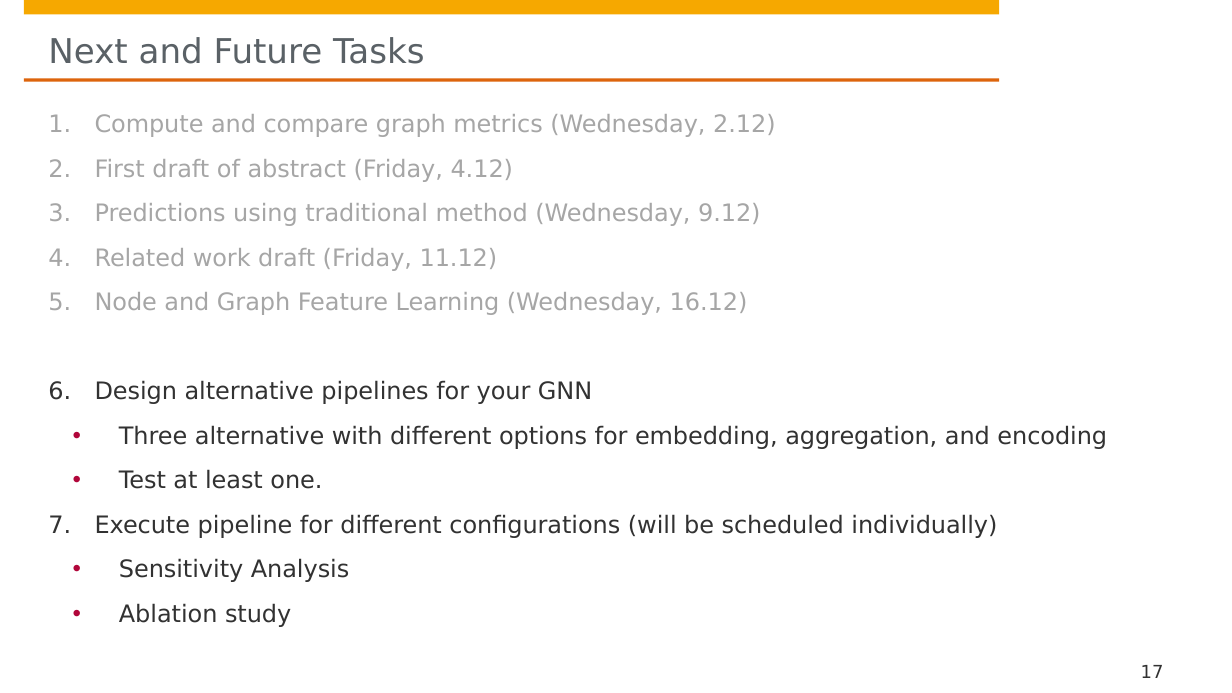
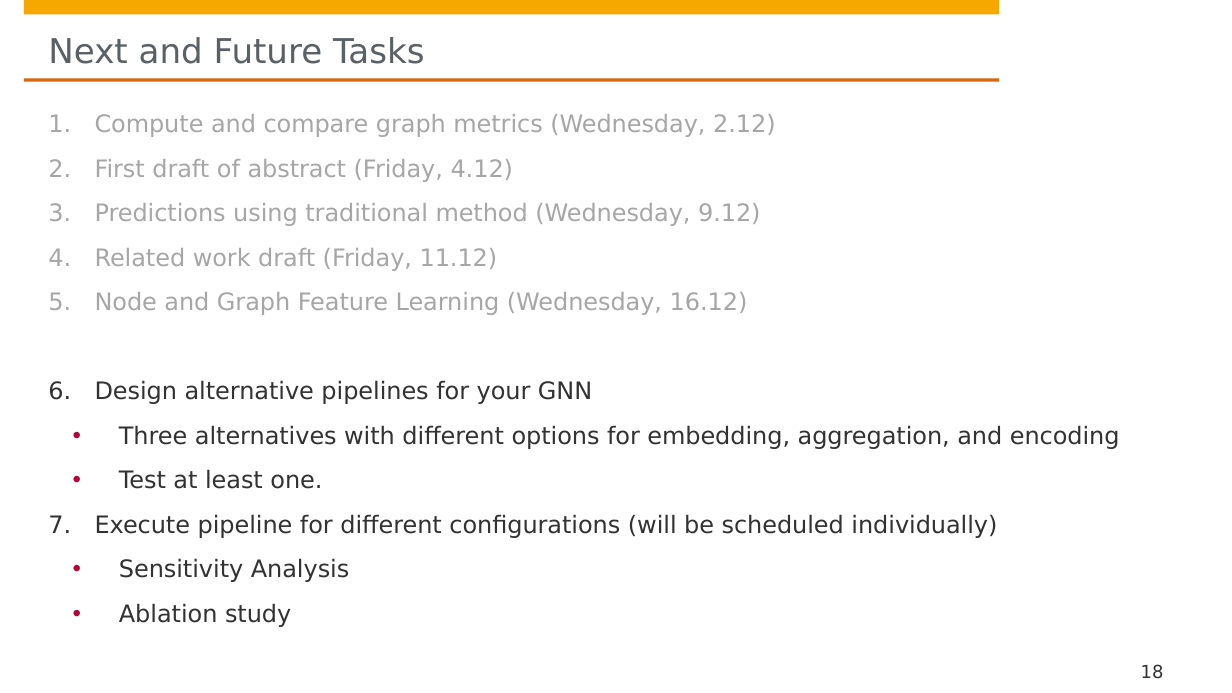
Before and after one commit to hpi-sam/GNN-Course-2020, a slide deck: slide 18 of 12. Deep Generative Graph Models.pptx (slide 17 before the commit). Drawn at 1232x693 pixels with LibreOffice and Linux fonts; fonts in the diff are those of the drawing; background and template pictures are left out. Boxes give left, top, right and bottom in pixels: in the first picture for what was removed or moved away, otherwise in the second. Text is boxed around its words. In the diff, an @@ line names an element or a change of style, - is before the commit and + after.

```diff
--- a/12. Deep Generative Graph Models.pptx
+++ b/12. Deep Generative Graph Models.pptx
@@ text at <box>119,425,1120,449</box>: text changed @@
-  • Three alternative with different options for embedding, aggregation, and encoding
+  • Three alternatives with different options for embedding, aggregation, and encoding
@@ page number at <box>1141,664,1164,679</box>: text changed @@
-17
+18
```
Also in this commit, not shown: 2 other slides changed, 1 slide added.
